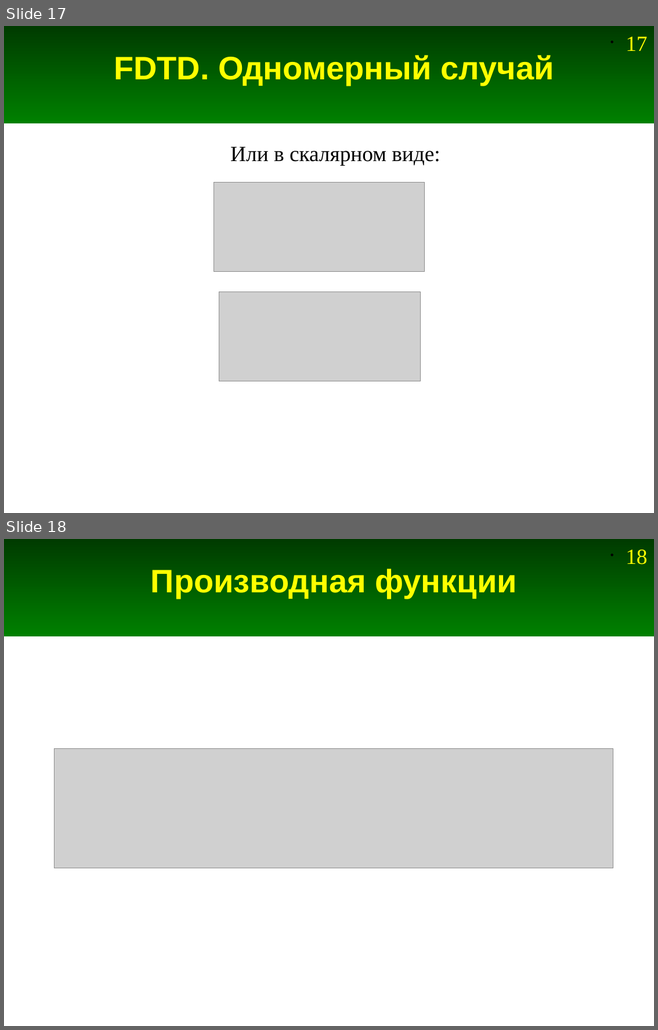
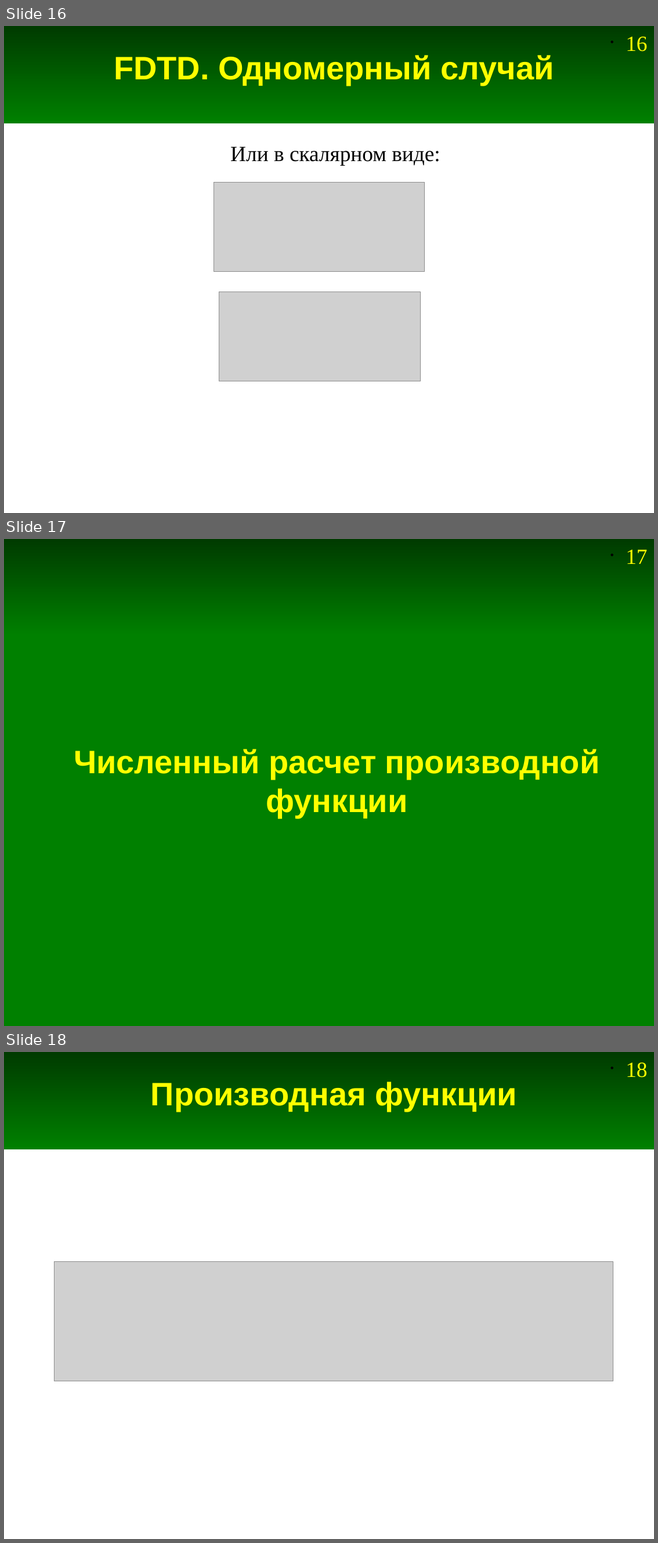
Before and after one commit to andris0147sv/modelling, a slide deck: presentations/2. FDTD.odp. Shown one above the other, each under a label of ours: slides 17 and 18 before the commit, slides 16, 17 and 18 after it. The pictures are 658x1030 and 658x1543 pixels, drawn with LibreOffice and Linux fonts; fonts in the diff are those of the drawing; grey boxes stand for pictures. Boxes give left, top, right and bottom in pixels: in the first picture for what was removed or moved away, otherwise in the second. Text is boxed around its words. In the diff, an @@ line names an element or a change of style, - is before the commit and + after.

```diff
--- a/presentations/2. FDTD.odp
+++ b/presentations/2. FDTD.odp
@@ slide 17 added at (4, 539, 654, 1026), background #FFFFFF; not listed: 2 template elements that a slide beside it also shows @@
@@ rectangle added at (4, 634, 654, 1026), fill #008000, outline #008000 0 pt @@
@@ title added at (74, 749, 599, 818), 36 pt, text #FFFF00, bold @@
+Численный расчет производной функции
@@ what was slide 17 is now slide 16 @@
@@ page number at (625, 36, 647, 52): text changed @@
-• 17
+• 16
```
Also in this commit, not shown: 3 slides changed, 2 other slides added, 1 slide removed.
